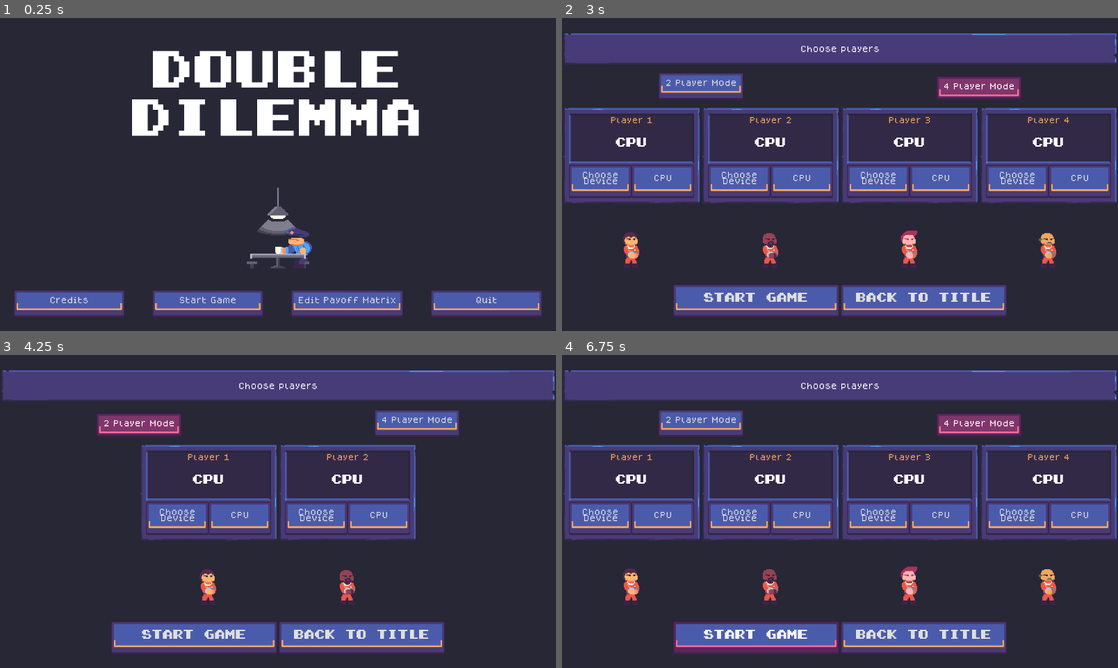
Above: before the commit, frames 1-4 (two rows, left to right).
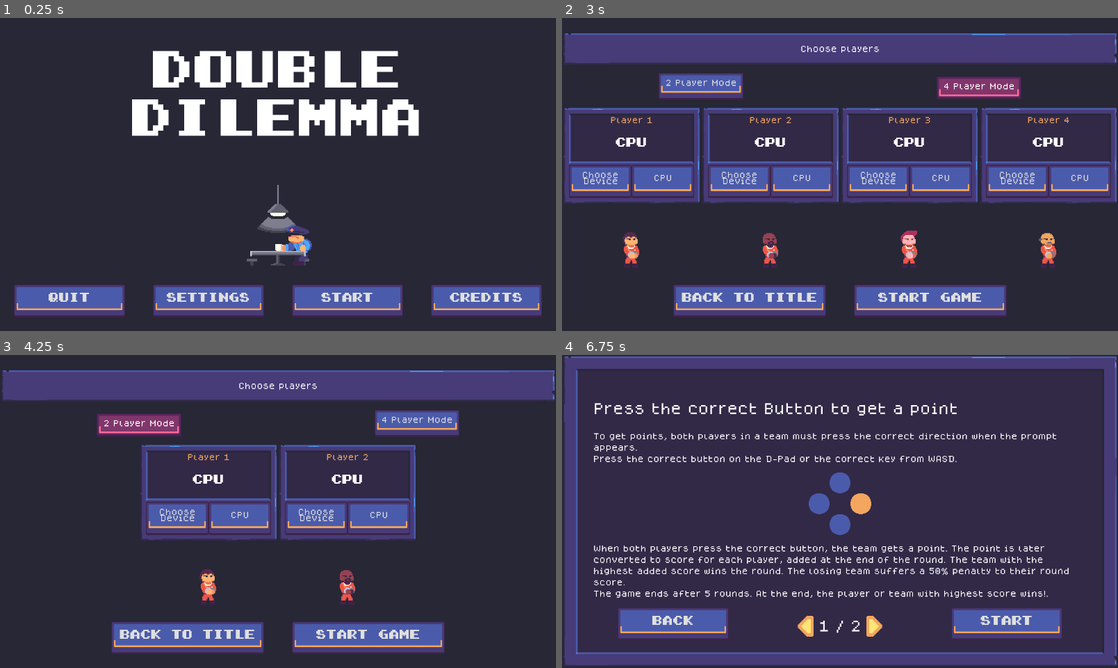
Above: after the commit, the same moments.

Repository: VileOar/js-final-proj
Game: Godot game, scene res://src/menus/main_menu/main_menu.tscn
Same seed, same stepped clock (60 frames per second), same inputs: the game is played once before the commit and once after it.
Inputs:
- Up to frame 1 (0.25 s): no input
- Up to frame 2 (3 s): click "Edit Payoff Matrix" (after the commit: "Settings") at 0.5 s; click "Reset Matrix" at 1.25 s; click "Back" at 2 s; click "Start Game" (after the commit: "Start") at 2.75 s
- Up to frame 3 (4.25 s): click "2 Player Mode" at 3.5 s
- Up to frame 4 (6.75 s): click "4 Player Mode" at 4.25 s; click "Back to Title" at 5 s; click "Start Game" (after the commit: "Start") at 5.75 s; click "Start Game" at 6.5 s

The runs differ from the first frame. In frame 1, 3.7% of the frame differs, in the area x 2-98%, y 53-95%; in frame 2, 1.2%; in frame 3, 1.2%; in frame 4, 50%, in the area x 0-100%, y 0-100%.

Commit message:
finished setting up instructions scene

Diff:
--- a/assets/themes/prison_theme.tres
+++ b/assets/themes/prison_theme.tres
@@ -1,8 +1,9 @@
-[gd_resource type="Theme" load_steps=16 format=3 uid="uid://b40mnags6aw0n"]
+[gd_resource type="Theme" load_steps=23 format=3 uid="uid://b40mnags6aw0n"]
 
 [ext_resource type="Texture2D" uid="uid://db3a6ybxv5cw6" path="res://assets/gfx/ui/panels.png" id="1_4wc6t"]
 [ext_resource type="FontFile" uid="uid://dcb5yob1d6vl4" path="res://assets/fonts/Super_Mario_Bros_2.ttf" id="2_l4dmt"]
 [ext_resource type="Texture2D" uid="uid://670ks7dxtt38" path="res://assets/gfx/ui/matrix_panel.png" id="3_tvn3c"]
+[ext_resource type="Texture2D" uid="uid://ot78sitb4yxw" path="res://assets/gfx/ui/spinbox.png" id="4_wjn4m"]
 
 [sub_resource type="StyleBoxTexture" id="StyleBoxTexture_2rfd1"]
 texture = ExtResource("1_4wc6t")
@@ -62,6 +63,39 @@
 texture_margin_bottom = 8.0
 region_rect = Rect2(0, 64, 64, 64)
 
+[sub_resource type="AtlasTexture" id="AtlasTexture_r86gp"]
+atlas = ExtResource("4_wjn4m")
+region = Rect2(96, 24, 24, 24)
+
+[sub_resource type="StyleBoxTexture" id="StyleBoxTexture_18thf"]
+content_margin_left = 12.0
+content_margin_top = 12.0
+content_margin_right = 12.0
+content_margin_bottom = 12.0
+texture = SubResource("AtlasTexture_r86gp")
+
+[sub_resource type="AtlasTexture" id="AtlasTexture_v0ui4"]
+atlas = ExtResource("4_wjn4m")
+region = Rect2(48, 24, 24, 24)
+
+[sub_resource type="StyleBoxTexture" id="StyleBoxTexture_23b1d"]
+content_margin_left = 12.0
+content_margin_top = 12.0
+content_margin_right = 12.0
+content_margin_bottom = 12.0
+texture = SubResource("AtlasTexture_v0ui4")
+
+[sub_resource type="AtlasTexture" id="AtlasTexture_jeuxy"]
+atlas = ExtResource("4_wjn4m")
+region = Rect2(72, 24, 24, 24)
+
+[sub_resource type="StyleBoxTexture" id="StyleBoxTexture_g2sw7"]
+content_margin_left = 12.0
+content_margin_top = 12.0
+content_margin_right = 12.0
+content_margin_bottom = 12.0
+texture = SubResource("AtlasTexture_jeuxy")
+
 [sub_resource type="StyleBoxTexture" id="StyleBoxTexture_ttlb4"]
 texture = ExtResource("1_4wc6t")
 texture_margin_left = 32.0
@@ -116,6 +150,9 @@
 EndLabelAnimate/constants/outline_size = 16
 EndLabelAnimate/font_sizes/font_size = 48
 EndLabelAnimate/fonts/font = ExtResource("2_l4dmt")
+HeaderButton/base_type = &"Button"
+HeaderButton/font_sizes/font_size = 24
+HeaderButton/fonts/font = ExtResource("2_l4dmt")
 MainPanel/base_type = &"PanelContainer"
 MainPanel/styles/panel = SubResource("StyleBoxTexture_aj4si")
 MatrixPanelColor/base_type = &"PanelContainer"
@@ -126,6 +163,9 @@
 MenuTitle/font_sizes/font_size = 32
 MenuTitle/fonts/font = ExtResource("2_l4dmt")
 PageButtonLeft/base_type = &"Button"
+PageButtonLeft/styles/hover = SubResource("StyleBoxTexture_18thf")
+PageButtonLeft/styles/normal = SubResource("StyleBoxTexture_23b1d")
+PageButtonLeft/styles/pressed = SubResource("StyleBoxTexture_g2sw7")
 PanelContainer/styles/panel = SubResource("StyleBoxTexture_ttlb4")
 PenaltyLabel/base_type = &"Label"
 PenaltyLabel/colors/font_color = Color(1, 0.419608, 0.592157, 1)
--- a/src/menus/instructions_scene/instructions_scene.gd
+++ b/src/menus/instructions_scene/instructions_scene.gd
@@ -1,11 +1,9 @@
 ## scene for the instructions screen presented before the game
 extends Control
 
+@onready var _pages: MarginContainer = %Pages
+@onready var _page_counter: Label = %PageCounter
 
-@export var _game_scene : PackedScene
-
-@onready var _pages: Array = %Pages.get_children()
-@onready var _page_btn: Button = %PageBtn
 
 var _current_page = 0
 
@@ -14,16 +12,22 @@
 	%Answer1.force_animation(Global.Directions.RIGHT, false, true)
 	%Answer2.force_animation(Global.Directions.RIGHT, false, false)
 
-
-func _on_page_btn_pressed() -> void:
-	_current_page = (_current_page + 1) % _pages.size()
-	for page in _pages.size():
-		if page == _current_page:
-			_pages[page].show()
-		else:
-			_pages[page].hide()
-	_page_btn.text = "Next Page" if _current_page == 0 else "Previous Page"
+	_set_page(0)
 
 
-func _on_start_btn_pressed() -> void:
-	get_tree().change_scene_to_packed(_game_scene)
+func _set_page(pagenum: int) -> void:
+	var pagesize = _pages.get_child_count()
+	if pagenum >= 0 && pagenum < pagesize:
+		for ix in pagesize:
+			var page = _pages.get_child(ix)
+			if ix == pagenum:
+				page.show()
+			else:
+				page.hide()
+
+		_page_counter.text = "%d / %d" % [pagenum + 1, pagesize]
+		_current_page = pagenum
+
+
+func _on_page_turner_pressed(rightleft: bool) -> void:
+	_set_page(_current_page + (1 if rightleft else -1))
--- a/src/menus/instructions_scene/instructions_scene.tscn
+++ b/src/menus/instructions_scene/instructions_scene.tscn
@@ -1,9 +1,8 @@
-[gd_scene load_steps=5 format=3 uid="uid://be1joxrc38num"]
+[gd_scene load_steps=4 format=3 uid="uid://be1joxrc38num"]
 
 [ext_resource type="PackedScene" uid="uid://bxsla0a4rcmlb" path="res://src/stages/game/dyad_game/ui/prompt/animated_prompt.tscn" id="1_ak283"]
 [ext_resource type="Script" path="res://src/menus/instructions_scene/instructions_scene.gd" id="1_dshkp"]
 [ext_resource type="PackedScene" uid="uid://cxeceweo8851j" path="res://src/stages/game/dyad_game/ui/player/animated_answer.tscn" id="2_hci0m"]
-[ext_resource type="PackedScene" uid="uid://db78w4tl40jdb" path="res://src/stages/game/round_game/round_game.tscn" id="2_nwdvv"]
 
 [node name="InstructionsScene" type="Control"]
 layout_mode = 3
@@ -13,7 +12,6 @@
 grow_horizontal = 2
 grow_vertical = 2
 script = ExtResource("1_dshkp")
-_game_scene = ExtResource("2_nwdvv")
 
 [node name="PanelContainer" type="PanelContainer" parent="."]
 layout_mode = 1
@@ -144,31 +142,58 @@
 
 [node name="HBoxContainer" type="HBoxContainer" parent="PanelContainer/Display/MarginContainer/VBoxContainer"]
 layout_mode = 2
+theme_override_constants/separation = 8
 alignment = 1
 
-[node name="PageBtn" type="Button" parent="PanelContainer/Display/MarginContainer/VBoxContainer/HBoxContainer"]
-unique_name_in_owner = true
-visible = false
-layout_mode = 2
-text = "Next Page"
-
-[node name="MarginContainer" type="MarginContainer" parent="PanelContainer/Display/MarginContainer/VBoxContainer/HBoxContainer"]
-visible = false
-layout_mode = 2
-size_flags_horizontal = 3
-
-[node name="StartBtn" type="Button" parent="PanelContainer/Display/MarginContainer/VBoxContainer/HBoxContainer"]
-visible = false
-layout_mode = 2
-text = "Start Game"
-
-[node name="TextureButton" type="TextureButton" parent="PanelContainer/Display/MarginContainer/VBoxContainer/HBoxContainer"]
+[node name="Control" type="Control" parent="PanelContainer/Display/MarginContainer/VBoxContainer/HBoxContainer"]
+custom_minimum_size = Vector2(48, 48)
 layout_mode = 2
 
-[node name="Label" type="Label" parent="PanelContainer/Display/MarginContainer/VBoxContainer/HBoxContainer"]
+[node name="PageTurnerLeft" type="Button" parent="PanelContainer/Display/MarginContainer/VBoxContainer/HBoxContainer/Control"]
+custom_minimum_size = Vector2(48, 48)
+layout_mode = 1
+anchors_preset = 8
+anchor_left = 0.5
+anchor_top = 0.5
+anchor_right = 0.5
+anchor_bottom = 0.5
+offset_left = -24.0
+offset_top = -24.0
+offset_right = 24.0
+offset_bottom = 24.0
+grow_horizontal = 2
+grow_vertical = 2
+rotation = 1.5708
+pivot_offset = Vector2(24, 24)
+theme_type_variation = &"PageButtonLeft"
+
+[node name="PageCounter" type="Label" parent="PanelContainer/Display/MarginContainer/VBoxContainer/HBoxContainer"]
+unique_name_in_owner = true
 layout_mode = 2
 theme_type_variation = &"HeaderLarge"
 text = "0 / 0"
 
-[connection signal="pressed" from="PanelContainer/Display/MarginContainer/VBoxContainer/HBoxContainer/PageBtn" to="." method="_on_page_btn_pressed"]
-[connection signal="pressed" from="PanelContainer/Display/MarginContainer/VBoxContainer/HBoxContainer/StartBtn" to="." method="_on_start_btn_pressed"]
+[node name="Control2" type="Control" parent="PanelContainer/Display/MarginContainer/VBoxContainer/HBoxContainer"]
+custom_minimum_size = Vector2(48, 48)
+layout_mode = 2
+
+[node name="PageTurnerRight" type="Button" parent="PanelContainer/Display/MarginContainer/VBoxContainer/HBoxContainer/Control2"]
+custom_minimum_size = Vector2(48, 48)
+layout_mode = 1
+anchors_preset = 8
+anchor_left = 0.5
+anchor_top = 0.5
+anchor_right = 0.5
+anchor_bottom = 0.5
+offset_left = -24.0
+offset_top = -24.0
+offset_right = 24.0
+offset_bottom = 24.0
+grow_horizontal = 2
+grow_vertical = 2
+rotation = -1.5708
+pivot_offset = Vector2(24, 24)
+theme_type_variation = &"PageButtonLeft"
+
+[connection signal="pressed" from="PanelContainer/Display/MarginContainer/VBoxContainer/HBoxContainer/Control/PageTurnerLeft" to="." method="_on_page_turner_pressed" binds= [false]]
+[connection signal="pressed" from="PanelContainer/Display/MarginContainer/VBoxContainer/HBoxContainer/Control2/PageTurnerRight" to="." method="_on_page_turner_pressed" binds= [true]]
--- a/src/menus/main_menu/main_menu.gd
+++ b/src/menus/main_menu/main_menu.gd
@@ -1,9 +1,6 @@
 ## title screen scene
 extends Control
 
-
-@export var _matrix_scene_path: String
-@export var _game_scene_path: String
 
 @onready var _credits: PanelContainer = %Credits
 
@@ -17,12 +14,10 @@
 
 
 func _on_matrix_btn_pressed() -> void:
-	#get_tree().change_scene_to_file(_matrix_scene_path)
 	SceneSwitcher.switch_topscene_id("matrix_editor")
 
 
 func _on_start_btn_pressed() -> void:
-	#get_tree().change_scene_to_file(_game_scene_path)
 	SceneSwitcher.switch_topscene_id("player_select")
 
 
--- a/src/menus/main_menu/main_menu.tscn
+++ b/src/menus/main_menu/main_menu.tscn
@@ -112,8 +112,6 @@
 grow_horizontal = 2
 grow_vertical = 2
 script = ExtResource("1_ukv5m")
-_matrix_scene_path = "res://src/menus/matrix_editor/matrix_editor_menu.tscn"
-_game_scene_path = "res://src/menus/player_select/player_select.tscn"
 
 [node name="Title" type="MarginContainer" parent="."]
 layout_mode = 1
@@ -171,25 +169,29 @@
 theme_override_constants/separation = 64
 alignment = 1
 
+[node name="QuitBtn" type="Button" parent="Title/VBoxContainer/HBoxContainer"]
+layout_mode = 2
+size_flags_horizontal = 3
+theme_type_variation = &"HeaderButton"
+text = "Quit"
+
+[node name="SettingsBtn" type="Button" parent="Title/VBoxContainer/HBoxContainer"]
+layout_mode = 2
+size_flags_horizontal = 3
+theme_type_variation = &"HeaderButton"
+text = "Settings"
+
+[node name="StartBtn" type="Button" parent="Title/VBoxContainer/HBoxContainer"]
+layout_mode = 2
+size_flags_horizontal = 3
+theme_type_variation = &"HeaderButton"
+text = "Start"
+
 [node name="CreditsBtn" type="Button" parent="Title/VBoxContainer/HBoxContainer"]
 layout_mode = 2
 size_flags_horizontal = 3
+theme_type_variation = &"HeaderButton"
 text = "Credits"
-
-[node name="StartBtn" type="Button" parent="Title/VBoxContainer/HBoxContainer"]
-layout_mode = 2
-size_flags_horizontal = 3
-text = "Start Game"
-
-[node name="MatrixBtn" type="Button" parent="Title/VBoxContainer/HBoxContainer"]
-layout_mode = 2
-size_flags_horizontal = 3
-text = "Edit Payoff Matrix"
-
-[node name="QuitBtn" type="Button" parent="Title/VBoxContainer/HBoxContainer"]
-layout_mode = 2
-size_flags_horizontal = 3
-text = "Quit"
 
 [node name="Credits" type="PanelContainer" parent="."]
 unique_name_in_owner = true
@@ -265,8 +267,8 @@
 size_flags_horizontal = 4
 text = "Back"
 
+[connection signal="pressed" from="Title/VBoxContainer/HBoxContainer/QuitBtn" to="." method="_on_quit_btn_pressed"]
+[connection signal="pressed" from="Title/VBoxContainer/HBoxContainer/SettingsBtn" to="." method="_on_matrix_btn_pressed"]
+[connection signal="pressed" from="Title/VBoxContainer/HBoxContainer/StartBtn" to="." method="_on_start_btn_pressed"]
 [connection signal="pressed" from="Title/VBoxContainer/HBoxContainer/CreditsBtn" to="." method="_on_credits_btn_pressed"]
-[connection signal="pressed" from="Title/VBoxContainer/HBoxContainer/StartBtn" to="." method="_on_start_btn_pressed"]
-[connection signal="pressed" from="Title/VBoxContainer/HBoxContainer/MatrixBtn" to="." method="_on_matrix_btn_pressed"]
-[connection signal="pressed" from="Title/VBoxContainer/HBoxContainer/QuitBtn" to="." method="_on_quit_btn_pressed"]
 [connection signal="pressed" from="Credits/PanelContainer/VBoxContainer/BackBtn" to="." method="_on_back_btn_pressed"]
--- a/src/menus/matrix_editor/matrix_editor_menu.gd
+++ b/src/menus/matrix_editor/matrix_editor_menu.gd
@@ -3,8 +3,6 @@
 ## should allow to edit or reset each individual matrix value
 extends Control
 class_name MatrixEditorMenu
-
-@export var _main_menu_scene: PackedScene
 
 ## array of the outcome uis
 @onready var _outcome_widgets = [ # must do this manually because of the order details
@@ -35,5 +33,4 @@
 
 
 func _on_back_button_pressed() -> void:
-	#get_tree().change_scene_to_packed(_main_menu_scene)
 	SceneSwitcher.switch_topscene_id("title_screen")
--- a/src/menus/player_select/player_select.tscn
+++ b/src/menus/player_select/player_select.tscn
@@ -1,10 +1,8 @@
-[gd_scene load_steps=6 format=3 uid="uid://co2xh2lmxvpq4"]
+[gd_scene load_steps=4 format=3 uid="uid://co2xh2lmxvpq4"]
 
 [ext_resource type="Script" path="res://src/menus/player_select/player_select_menu.gd" id="1_bjdma"]
 [ext_resource type="PackedScene" uid="uid://be1joxrc38num" path="res://src/menus/instructions_scene/instructions_scene.tscn" id="2_bw8hu"]
 [ext_resource type="PackedScene" uid="uid://d1kkkom2ktphs" path="res://src/menus/player_select/ui/device_selector.tscn" id="2_q5eyk"]
-[ext_resource type="PackedScene" uid="uid://cr1i4ulnsdsu2" path="res://src/menus/main_menu/main_menu.tscn" id="3_8s8c0"]
-[ext_resource type="FontFile" uid="uid://dcb5yob1d6vl4" path="res://assets/fonts/Super_Mario_Bros_2.ttf" id="4_3kf4d"]
 
 [node name="PlayerSelectMenu" type="Control"]
 layout_mode = 3
@@ -14,10 +12,8 @@
 grow_horizontal = 2
 grow_vertical = 2
 script = ExtResource("1_bjdma")
-_round_scene = ExtResource("2_bw8hu")
-_title_scene = ExtResource("3_8s8c0")
 
-[node name="MarginContainer" type="MarginContainer" parent="."]
+[node name="PlayerSelect" type="MarginContainer" parent="."]
 layout_mode = 1
 anchors_preset = 15
 anchor_right = 1.0
@@ -27,86 +23,126 @@
 theme_override_constants/margin_top = 32
 theme_override_constants/margin_bottom = 32
 
-[node name="VBoxContainer" type="VBoxContainer" parent="MarginContainer"]
+[node name="VBoxContainer" type="VBoxContainer" parent="PlayerSelect"]
 layout_mode = 2
 theme_override_constants/separation = 16
 
-[node name="PanelContainer" type="PanelContainer" parent="MarginContainer/VBoxContainer"]
+[node name="PanelContainer" type="PanelContainer" parent="PlayerSelect/VBoxContainer"]
 layout_mode = 2
 
-[node name="Label" type="Label" parent="MarginContainer/VBoxContainer/PanelContainer"]
+[node name="Label" type="Label" parent="PlayerSelect/VBoxContainer/PanelContainer"]
 layout_mode = 2
 text = "Choose players"
 horizontal_alignment = 1
 
-[node name="HBoxContainer" type="HBoxContainer" parent="MarginContainer/VBoxContainer"]
+[node name="HBoxContainer" type="HBoxContainer" parent="PlayerSelect/VBoxContainer"]
 layout_mode = 2
 theme_override_constants/separation = 0
 alignment = 1
 
-[node name="CenterContainer" type="CenterContainer" parent="MarginContainer/VBoxContainer/HBoxContainer"]
+[node name="CenterContainer" type="CenterContainer" parent="PlayerSelect/VBoxContainer/HBoxContainer"]
 layout_mode = 2
 size_flags_horizontal = 3
 
-[node name="TwoPlayerBtn" type="Button" parent="MarginContainer/VBoxContainer/HBoxContainer/CenterContainer"]
+[node name="TwoPlayerBtn" type="Button" parent="PlayerSelect/VBoxContainer/HBoxContainer/CenterContainer"]
 unique_name_in_owner = true
 layout_mode = 2
 size_flags_horizontal = 4
 toggle_mode = true
 text = "2 Player Mode"
 
-[node name="CenterContainer2" type="CenterContainer" parent="MarginContainer/VBoxContainer/HBoxContainer"]
+[node name="CenterContainer2" type="CenterContainer" parent="PlayerSelect/VBoxContainer/HBoxContainer"]
 layout_mode = 2
 size_flags_horizontal = 3
 
-[node name="FourPlayerBtn" type="Button" parent="MarginContainer/VBoxContainer/HBoxContainer/CenterContainer2"]
+[node name="FourPlayerBtn" type="Button" parent="PlayerSelect/VBoxContainer/HBoxContainer/CenterContainer2"]
 unique_name_in_owner = true
 layout_mode = 2
 size_flags_horizontal = 4
 toggle_mode = true
 text = "4 Player Mode"
 
-[node name="PlayerSelectors" type="HBoxContainer" parent="MarginContainer/VBoxContainer"]
+[node name="PlayerSelectors" type="HBoxContainer" parent="PlayerSelect/VBoxContainer"]
 unique_name_in_owner = true
 layout_mode = 2
 size_flags_vertical = 3
 theme_override_constants/separation = 0
 alignment = 1
 
-[node name="Selector0" parent="MarginContainer/VBoxContainer/PlayerSelectors" instance=ExtResource("2_q5eyk")]
+[node name="Selector0" parent="PlayerSelect/VBoxContainer/PlayerSelectors" instance=ExtResource("2_q5eyk")]
 layout_mode = 2
 
-[node name="Selector1" parent="MarginContainer/VBoxContainer/PlayerSelectors" instance=ExtResource("2_q5eyk")]
+[node name="Selector1" parent="PlayerSelect/VBoxContainer/PlayerSelectors" instance=ExtResource("2_q5eyk")]
 layout_mode = 2
 
-[node name="Selector2" parent="MarginContainer/VBoxContainer/PlayerSelectors" instance=ExtResource("2_q5eyk")]
+[node name="Selector2" parent="PlayerSelect/VBoxContainer/PlayerSelectors" instance=ExtResource("2_q5eyk")]
 layout_mode = 2
 
-[node name="Selector3" parent="MarginContainer/VBoxContainer/PlayerSelectors" instance=ExtResource("2_q5eyk")]
+[node name="Selector3" parent="PlayerSelect/VBoxContainer/PlayerSelectors" instance=ExtResource("2_q5eyk")]
 layout_mode = 2
 
-[node name="MarginContainer" type="MarginContainer" parent="MarginContainer/VBoxContainer"]
+[node name="MarginContainer" type="MarginContainer" parent="PlayerSelect/VBoxContainer"]
 layout_mode = 2
 theme_override_constants/margin_left = 256
 theme_override_constants/margin_right = 256
 
-[node name="HBoxContainer2" type="HBoxContainer" parent="MarginContainer/VBoxContainer/MarginContainer"]
+[node name="HBoxContainer2" type="HBoxContainer" parent="PlayerSelect/VBoxContainer/MarginContainer"]
 layout_mode = 2
+theme_override_constants/separation = 64
 alignment = 1
 
-[node name="StartBtn" type="Button" parent="MarginContainer/VBoxContainer/MarginContainer/HBoxContainer2"]
+[node name="BackBtn" type="Button" parent="PlayerSelect/VBoxContainer/MarginContainer/HBoxContainer2"]
 layout_mode = 2
 size_flags_horizontal = 3
-theme_override_fonts/font = ExtResource("4_3kf4d")
-theme_override_font_sizes/font_size = 24
+theme_type_variation = &"HeaderButton"
+text = "Back to Title"
+
+[node name="StartBtn" type="Button" parent="PlayerSelect/VBoxContainer/MarginContainer/HBoxContainer2"]
+layout_mode = 2
+size_flags_horizontal = 3
+theme_type_variation = &"HeaderButton"
 text = "Start Game"
 
-[node name="BackBtn" type="Button" parent="MarginContainer/VBoxContainer/MarginContainer/HBoxContainer2"]
+[node name="InstructionsScene" parent="." instance=ExtResource("2_bw8hu")]
+unique_name_in_owner = true
+visible = false
+layout_mode = 1
+
+[node name="MarginContainer" type="MarginContainer" parent="InstructionsScene"]
+layout_mode = 1
+anchors_preset = 15
+anchor_right = 1.0
+anchor_bottom = 1.0
+grow_horizontal = 2
+grow_vertical = 2
+mouse_filter = 2
+theme_override_constants/margin_left = 128
+theme_override_constants/margin_right = 128
+theme_override_constants/margin_bottom = 64
+
+[node name="HBoxContainer" type="HBoxContainer" parent="InstructionsScene/MarginContainer"]
+layout_mode = 2
+size_flags_vertical = 8
+mouse_filter = 2
+
+[node name="BackBtn" type="Button" parent="InstructionsScene/MarginContainer/HBoxContainer"]
+custom_minimum_size = Vector2(256, 0)
+layout_mode = 2
+theme_type_variation = &"HeaderButton"
+text = "Back"
+
+[node name="MarginContainer" type="MarginContainer" parent="InstructionsScene/MarginContainer/HBoxContainer"]
 layout_mode = 2
 size_flags_horizontal = 3
-theme_override_fonts/font = ExtResource("4_3kf4d")
-theme_override_font_sizes/font_size = 24
-text = "Back to Title"
+mouse_filter = 2
 
-[connection signal="pressed" from="MarginContainer/VBoxContainer/MarginContainer/HBoxContainer2/StartBtn" to="." method="_on_start_btn_pressed"]
-[connection signal="pressed" from="MarginContainer/VBoxContainer/MarginContainer/HBoxContainer2/BackBtn" to="." method="_on_back_btn_pressed"]
+[node name="StartBtn" type="Button" parent="InstructionsScene/MarginContainer/HBoxContainer"]
+custom_minimum_size = Vector2(256, 0)
+layout_mode = 2
+theme_type_variation = &"HeaderButton"
+text = "Start"
+
+[connection signal="pressed" from="PlayerSelect/VBoxContainer/MarginContainer/HBoxContainer2/BackBtn" to="." method="_on_back_btn_pressed"]
+[connection signal="pressed" from="PlayerSelect/VBoxContainer/MarginContainer/HBoxContainer2/StartBtn" to="." method="_on_start_btn_pressed"]
+[connection signal="pressed" from="InstructionsScene/MarginContainer/HBoxContainer/BackBtn" to="." method="_on_instructions_back_pressed"]
+[connection signal="pressed" from="InstructionsScene/MarginContainer/HBoxContainer/StartBtn" to="." method="_on_instructions_start_pressed"]
--- a/src/menus/player_select/player_select_menu.gd
+++ b/src/menus/player_select/player_select_menu.gd
@@ -4,11 +4,6 @@
 ## of players
 extends Control
 class_name PlayerSelectMenu
-
-# ref to the packed scene of the round game
-@export var _round_scene: PackedScene
-# ref to the packed scene of title screen
-@export var _title_scene: PackedScene
 
 # ref to 2 player btn
 @onready var _2player_btn = %TwoPlayerBtn
@@ -19,6 +14,9 @@
 
 # ref to the list of device selectors
 @onready var _player_selectors = %PlayerSelectors
+
+@onready var _instructions_scene: Control = %InstructionsScene
+
 
 # which player is listening for a device
 var _listening_player: DeviceSelector = null
@@ -96,11 +94,17 @@
 
 func _on_start_btn_pressed() -> void:
 	SharedData.setup_dyads_playerdata(2 if _mode_4p else 1)
-	#get_tree().change_scene_to_packed(_round_scene)
-	# TODO: add the instructions scene as a separate hidden screen over this scene
-	# also add to it the back and start buttons over the Instructions scene control node
+	_instructions_scene.show()
 
 
 func _on_back_btn_pressed() -> void:
-	#get_tree().change_scene_to_packed(_title_scene)
 	SceneSwitcher.switch_topscene_id("title_screen")
+
+
+func _on_instructions_back_pressed() -> void:
+	_instructions_scene.hide()
+
+
+func _on_instructions_start_pressed() -> void:
+	#SceneSwitcher.switch_topscene_id("game_scene")
+	print_debug("Unimplemented")
Binary file changed: assets/gfx/ui/spinbox.png
